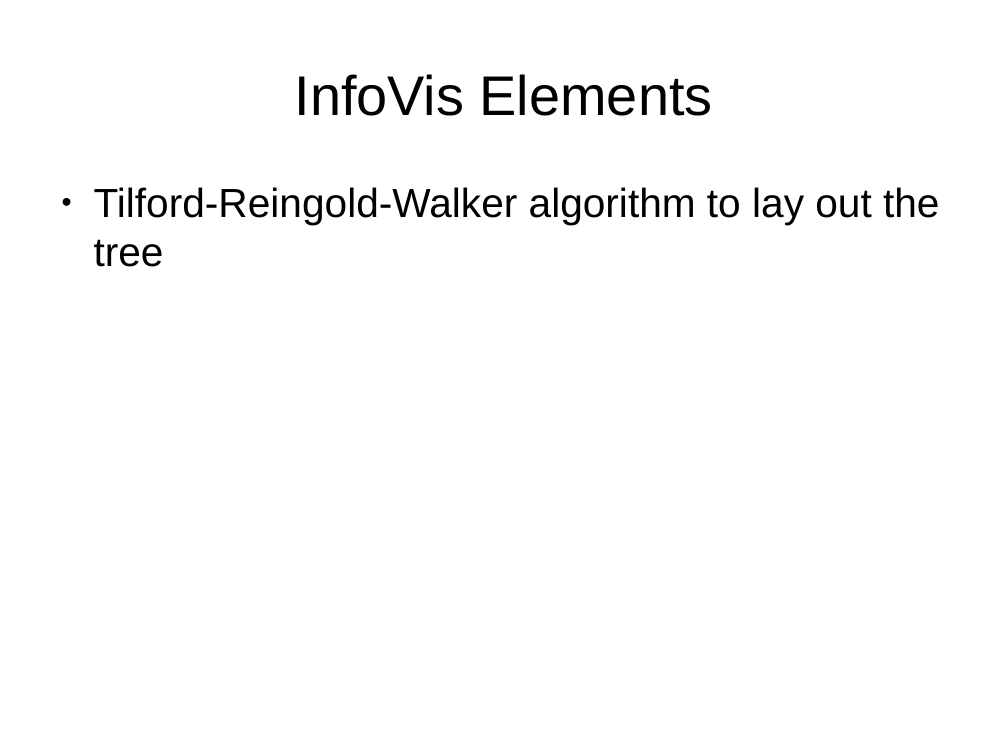
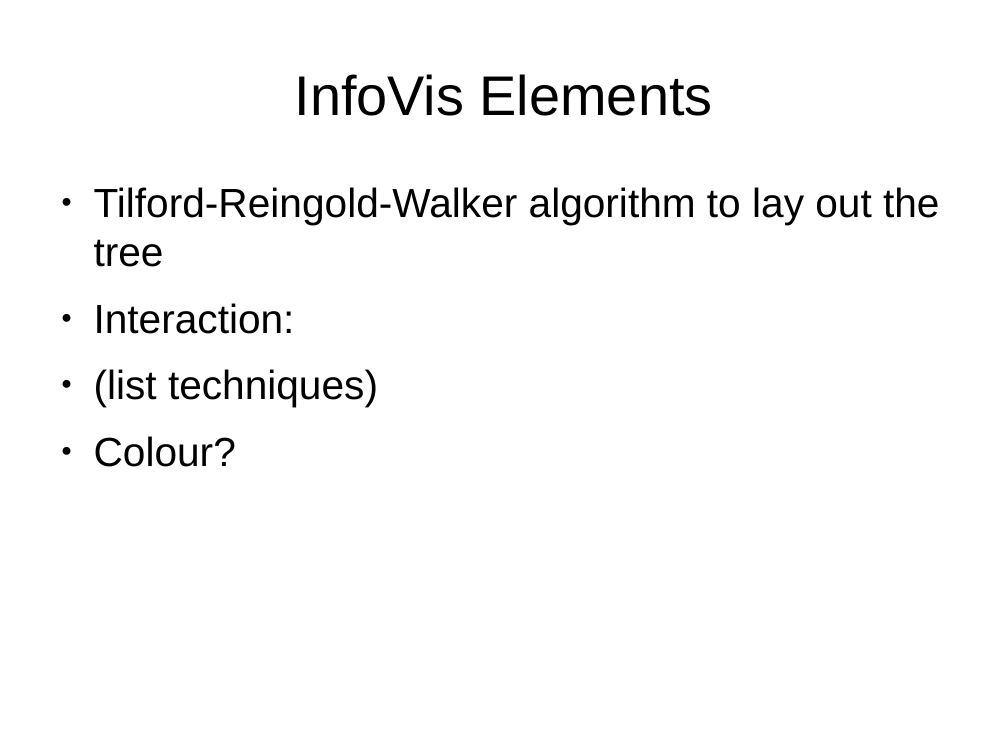
Before and after one commit to seachel/Treehehe, a slide deck: slide 4 of Presentation/VA_presentation.odp. Drawn at 1008x756 pixels with LibreOffice and Linux fonts; fonts in the diff are those of the drawing. Boxes give left, top, right and bottom in pixels: in the first picture for what was removed or moved away, otherwise in the second. Text is boxed around its words. In the diff, an @@ line names an element or a change of style, - is before the commit and + after.

Commit message:
Work on presentation: title page, InfoVis elements, demo.

```diff
--- a/Presentation/VA_presentation.odp
+++ b/Presentation/VA_presentation.odp
@@ text at [94, 303, 378, 467]: paragraphs added @@
+● Interaction:
+● (list techniques)
+● Colour?
```
Also in this commit, not shown: 3 other slides changed, 1 slide added, 1 slide removed.
